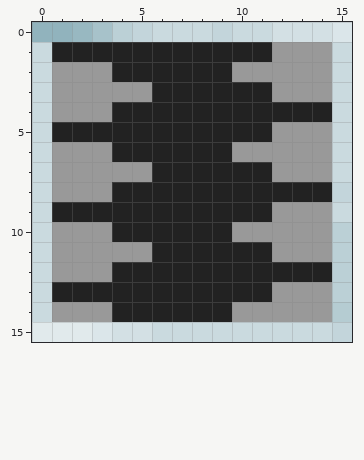
File history of a pixel-art sprite, sprites/terrain/012_HarvesterStill.png. The picture above was drawn from the file before the commit.
The file is 16x16 pixels. Colours within 5 levels of each other are drawn and written as one.
And afterwards:
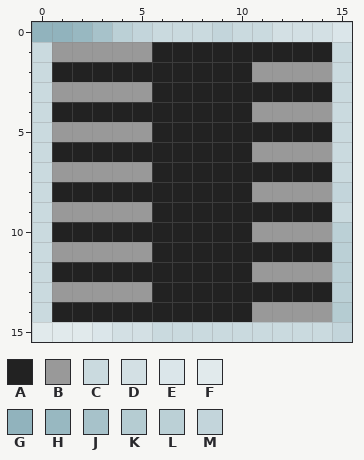
Palette (. is transparent): A #222222  B #999999  C #cadadf  D #d3e0e4  E #dbe6ea  F #e1eaec  G #91b3bd  H #98b8c1  J #a7c2ca  K #b5ccd2  L #bbd0d6  M #c3d5db
The edit:
y 1: x 1..5 AAAAA -> BBBBB; x 12..14 BBB -> AAA
y 2: x 1..3 BBB -> AAA; x 10 B -> A
y 3: x 12..14 BBB -> AAA
y 4: x 1..3 BBB -> AAA; x 11..14 AAAA -> BBBB
y 5: x 1..5 AAAAA -> BBBBB; x 12..14 BBB -> AAA
y 6: x 1..3 BBB -> AAA; x 10 B -> A
y 7: x 12..14 BBB -> AAA
y 8: x 1..3 BBB -> AAA; x 11..14 AAAA -> BBBB
y 9: x 1..5 AAAAA -> BBBBB; x 12..14 BBB -> AAA
y 10: x 1..3 BBB -> AAA; x 10 B -> A
y 11: x 12..14 BBB -> AAA
y 12: x 1..3 BBB -> AAA; x 11..14 AAAA -> BBBB
y 13: x 1..5 AAAAA -> BBBBB; x 12..14 BBB -> AAA
y 14: x 1..3 BBB -> AAA; x 10 B -> A
Pixel boxes of the changes (left, top, right, bottom) in both pictures:
changed: (52, 42, 152, 322)
changed: (232, 42, 332, 322)
